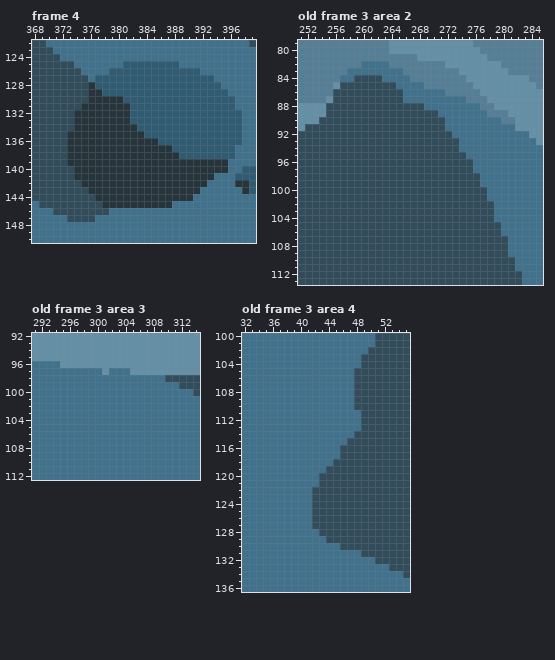
A pixel-art file gets an edit: sprites/aseprite/Landscape.aseprite. Above is the file before it was changed.
400x225 pixels, 4 frames. Colours within 5 levels of each other are drawn and written as one. Shown: frame 4: x 368..399, y 122..150; old frame 3 area 2: x 251..285, y 79..113; old frame 3 area 3: x 291..314, y 92..112; old frame 3 area 4: x 32..55, y 100..136. The commit also changed other frames or places, which this record leaves out.
After the commit:
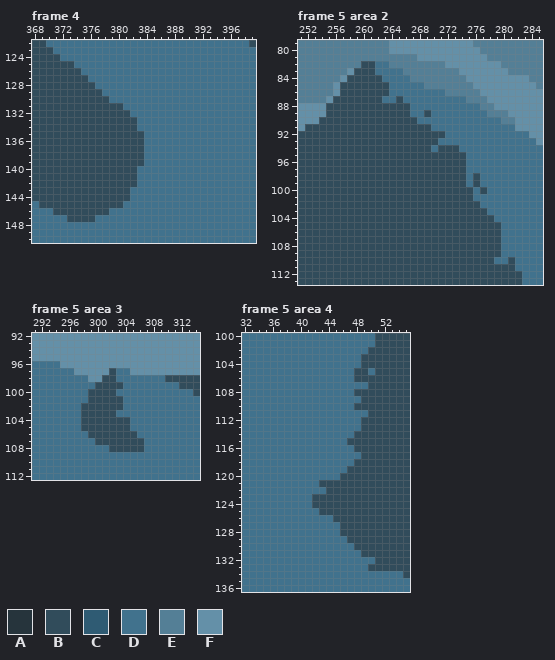
Palette (. is transparent): A #26343c  B #314c5b  C #2f5b73  D #41728d  E #547f96  F #6490a8
A new or re-ordered frame is compared with the old frame closest to it.
Message: Added a few more plants. Sharpened near mountains slightly.
Difference:
frames 4 -> 5
layer "Islands" now hidden
--- frame 4
@@ x 368..399 @@
 124 BBBBDDDDDDDDDDDDDDDDDDDDDDDDDDDD
-125 BBBBBBDDDDDDDCCCCCCCCDDDDDDDDDDD
-126 BBBBBBBDDDDCCCCCCCCCCCCCDDDDDDDD
-127 BBBBBBBBDCCCCCCCCCCCCCCCCCDDDDDD
-128 BBBBBBBBACCCCCCCCCCCCCCCCCCDDDDD
-129 BBBBBBBBAACCCCCCCCCCCCCCCCCCDDDD
-130 BBBBBBBBAAAAACCCCCCCCCCCCCCCCDDD
-131 BBBBBBBAAAAAAACCCCCCCCCCCCCCCDDD
-132 BBBBBBAAAAAAAACCCCCCCCCCCCCCCCDD
-133 BBBBBBAAAAAAAACCCCCCCCCCCCCCCCDD
-134 BBBBBBAAAAAAAAACCCCCCCCCCCCCCCDD
-135 BBBBBAAAAAAAAAAACCCCCCCCCCCCCCDD
-136 BBBBBAAAAAAAAAAAAACCCCCCCCCCCCDD
-137 BBBBBAAAAAAAAAAAAAAACCCCCCCCCDDD
-138 BBBBBAAAAAAAAAAAAAAAACCCCCCCCDDD
-139 BBBBBAAAAAAAAAAAAAAAAAAAAAAADDDD
-140 BBBBBBAAAAAAAAAAAAAAAAAAAAAADDCC
-141 BBBBBBAAAAAAAAAAAAAAAAAAAADDDCCC
-142 BBBBBBBAAAAAAAAAAAAAAAAAADDDDAAC
-143 BBBBBBBBAAAAAAAAAAAAAAAADDDDDDAC
-144 BBBBBBBBBAAAAAAAAAAAAAADDDDDDDDD
-145 DBBBBBBBBBAAAAAAAAAADDDDDDDDDDDD
+125 BBBBBBDDDDDDDDDDDDDDDDDDDDDDDDDD
+126 BBBBBBBDDDDDDDDDDDDDDDDDDDDDDDDD
+127 BBBBBBBBDDDDDDDDDDDDDDDDDDDDDDDD
+128 BBBBBBBBBDDDDDDDDDDDDDDDDDDDDDDD
+129 BBBBBBBBBBDDDDDDDDDDDDDDDDDDDDDD
+130 BBBBBBBBBBBDDDDDDDDDDDDDDDDDDDDD
+131 BBBBBBBBBBBBBDDDDDDDDDDDDDDDDDDD
+132 BBBBBBBBBBBBBBDDDDDDDDDDDDDDDDDD
+133 BBBBBBBBBBBBBBBDDDDDDDDDDDDDDDDD
+134 BBBBBBBBBBBBBBBDDDDDDDDDDDDDDDDD
+135 BBBBBBBBBBBBBBBBDDDDDDDDDDDDDDDD
+136 BBBBBBBBBBBBBBBBDDDDDDDDDDDDDDDD
+137 BBBBBBBBBBBBBBBBDDDDDDDDDDDDDDDD
+138 BBBBBBBBBBBBBBBBDDDDDDDDDDDDDDDD
+139 BBBBBBBBBBBBBBBBDDDDDDDDDDDDDDDD
+140 BBBBBBBBBBBBBBBDDDDDDDDDDDDDDDDD
+141 BBBBBBBBBBBBBBBDDDDDDDDDDDDDDDDD
+142 BBBBBBBBBBBBBBBDDDDDDDDDDDDDDDDD
+143 BBBBBBBBBBBBBBDDDDDDDDDDDDDDDDDD
+144 BBBBBBBBBBBBBBDDDDDDDDDDDDDDDDDD
+145 DBBBBBBBBBBBBDDDDDDDDDDDDDDDDDDD
 146 DDDBBBBBBBBDDDDDDDDDDDDDDDDDDDDD
--- frame 5 area 2 is new; against old frame 3, layer "Mountains"
@@ x 251..285 @@
  81 EEEEEEEEEEEEEEEEEFFFFFFFFFFEEEEEEEE
- 82 EEEEEEEEEDDDDEEEEEEEEFFFFFFFFEEEEEE
- 83 EEEEEEEDDDDDDDDEEEEEEEEFFFFFFFEEEEE
- 84 EEEEEEDDBBBBDDDDEEEEEEEEFFFFFFFFFEE
- 85 EEEEEFBBBBBBBBDDDDEEEEEEEFFFFFFFFFE
- 86 EEEEEBBBBBBBBBBDDDDDDEEEEEFFFFFFFFF
- 87 EEEEFBBBBBBBBBBDDDDDDDDDEEEFFFFFFFF
- 88 FFFFBBBBBBBBBBBBBBDDDDDDDDEEFFFFFFF
- 89 FFFFBBBBBBBBBBBBBBBBDDDDDDDEEEFFFFF
- 90 FFFBBBBBBBBBBBBBBBBBBDDDDDDDDEEFFFF
- 91 FBBBBBBBBBBBBBBBBBBBBDDDDDDDDDDFFFF
- 92 BBBBBBBBBBBBBBBBBBBBBBDDDDDDDDDDDFF
- 93 BBBBBBBBBBBBBBBBBBBBBBBDDDDDDDDDDDF
- 94 BBBBBBBBBBBBBBBBBBBBBBBDDDDDDDDDDDD
+ 82 EEEEEEEEEBBDDEEEEEEEEFFFFFFFFEEEEEE
+ 83 EEEEEEEFBBBDDDDEEEEEEEEFFFFFFFEEEEE
+ 84 EEEEEEFBBBBBDDDDEEEEEEEEFFFFFFFFFEE
+ 85 EEEEEFBBBBBBBDDDDDEEEEEEEFFFFFFFFFE
+ 86 EEEEEFBBBBBBBDDDDDDDDEEEEEFFFFFFFFF
+ 87 EEEEFBBBBBBBDDBDDDDDDDDDEEEFFFFFFFF
+ 88 FFFFBBBBBBBBBBBBDDDDDDDDDDEEFFFFFFF
+ 89 FFFFBBBBBBBBBBBBDDBDDDDDDDDEEEFFFFF
+ 90 FFFBBBBBBBBBBBBBBDDDDDDDDDDDDEEFFFF
+ 91 FBBBBBBBBBBBBBBBBBBDDDDDDDDDDDDFFFF
+ 92 BBBBBBBBBBBBBBBBBBBBBDDDDDDDDDDDDFF
+ 93 BBBBBBBBBBBBBBBBBBBBDDDDDDDDDDDDDDF
+ 94 BBBBBBBBBBBBBBBBBBBDBBBDDDDDDDDDDDD
  95 BBBBBBBBBBBBBBBBBBBBBBBBDDDDDDDDDDD
- 96 BBBBBBBBBBBBBBBBBBBBBBBBBDDDDDDDDDD
- 97 BBBBBBBBBBBBBBBBBBBBBBBBBDDDDDDDDDD
- 98 BBBBBBBBBBBBBBBBBBBBBBBBBBDDDDDDDDD
- 99 BBBBBBBBBBBBBBBBBBBBBBBBBBDDDDDDDDD
-100 BBBBBBBBBBBBBBBBBBBBBBBBBBBDDDDDDDD
-101 BBBBBBBBBBBBBBBBBBBBBBBBBBBDDDDDDDD
-102 BBBBBBBBBBBBBBBBBBBBBBBBBBBBDDDDDDD
-103 BBBBBBBBBBBBBBBBBBBBBBBBBBBBDDDDDDD
+ 96 BBBBBBBBBBBBBBBBBBBBBBBBDDDDDDDDDDD
+ 97 BBBBBBBBBBBBBBBBBBBBBBBBDDDDDDDDDDD
+ 98 BBBBBBBBBBBBBBBBBBBBBBBBDBDDDDDDDDD
+ 99 BBBBBBBBBBBBBBBBBBBBBBBBDBDDDDDDDDD
+100 BBBBBBBBBBBBBBBBBBBBBBBBBDBDDDDDDDD
+101 BBBBBBBBBBBBBBBBBBBBBBBBBDDDDDDDDDD
+102 BBBBBBBBBBBBBBBBBBBBBBBBBBDDDDDDDDD
+103 BBBBBBBBBBBBBBBBBBBBBBBBBBBDDDDDDDD
 104 BBBBBBBBBBBBBBBBBBBBBBBBBBBBDDDDDDD
@@ x 277..282 @@
 106 BBBDDD
-107 BBBBDD
-108 BBBBDD
-109 BBBBDD
-110 BBBBBD
+107 BBBDDD
+108 BBBDDD
+109 BBBDDD
+110 BBDDBD
 111 BBBBBD
--- frame 5 area 3 is new; against old frame 3, layer "Mountains"
@@ x 295..308 @@
  96 FFFFFFFFFFFFFF
- 97 DDDDDDFDDDFFFF
- 98 DDDDDDDDDDDDDD
- 99 DDDDDDDDDDDDDD
-100 DDDDDDDDDDDDDD
-101 DDDDDDDDDDDDDD
-102 DDDDDDDDDDDDDD
-103 DDDDDDDDDDDDDD
-104 DDDDDDDDDDDDDD
-105 DDDDDDDDDDDDDD
-106 DDDDDDDDDDDDDD
-107 DDDDDDDDDDDDDD
-108 DDDDDDDDDDDDDD
+ 97 DDFFFFFBDDFFFF
+ 98 DDDDFFBBDDDDDD
+ 99 DDDDDBBBBDDDDD
+100 DDDDBBBBDDDDDD
+101 DDDDBBBBBDDDDD
+102 DDDBBBBBBDDDDD
+103 DDDBBBBBDDDDDD
+104 DDDBBBBBBBDDDD
+105 DDDBBBBBBBDDDD
+106 DDDDBBBBBBBDDD
+107 DDDDDBBBBBBBDD
+108 DDDDDDDBBBBBDD
 109 DDDDDDDDDDDDDD
--- frame 5 area 4 is new; against old frame 3, layer "Mountains"
@@ x 46..52 @@
 104 DDDBBBB
-105 DDBBBBB
+105 DDBBDBB
 106 DDBBBBB
-107 DDBBBBB
+107 DDDDBBB
 108 DDBBBBB
-109 DDBBBBB
+109 DDDBBBB
 110 DDBBBBB
-111 DDDBBBB
+111 DDDDBBB
 112 DDDBBBB
@@ x 40..54 @@
 115 DDDDDDDBBBBBBBB
-116 DDDDDDBBBBBBBBB
-117 DDDDDDBBBBBBBBB
-118 DDDDDBBBBBBBBBB
-119 DDDDBBBBBBBBBBB
-120 DDDBBBBBBBBBBBB
+116 DDDDDDDDBBBBBBB
+117 DDDDDDDDDBBBBBB
+118 DDDDDDDDBBBBBBB
+119 DDDDDDDBBBBBBBB
+120 DDDDDDBBBBBBBBB
 121 DDDBBBBBBBBBBBB
-122 DDBBBBBBBBBBBBB
+122 DDDDBBBBBBBBBBB
 123 DDBBBBBBBBBBBBB
 124 DDBBBBBBBBBBBBB
-125 DDBBBBBBBBBBBBB
-126 DDBBBBBBBBBBBBB
-127 DDBBBBBBBBBBBBB
-128 DDDBBBBBBBBBBBB
-129 DDDDBBBBBBBBBBB
-130 DDDDDDBBBBBBBBB
+125 DDDBBBBBBBBBBBB
+126 DDDDDBBBBBBBBBB
+127 DDDDDDBBBBBBBBB
+128 DDDDDDBBBBBBBBB
+129 DDDDDDDBBBBBBBB
+130 DDDDDDDDBBBBBBB
 131 DDDDDDDDDBBBBBB
 132 DDDDDDDDDDDBBBB
-133 DDDDDDDDDDDDDBB
+133 DDDDDDDDDDBBBBB
 134 DDDDDDDDDDDDDDD
Pixel boxes of the changes (left, top, right, bottom) in both pictures:
changed: (67, 61, 256, 208)
changed: (333, 61, 508, 264)
changed: (74, 368, 144, 452)
changed: (354, 368, 375, 417)
changed: (312, 445, 389, 571)
